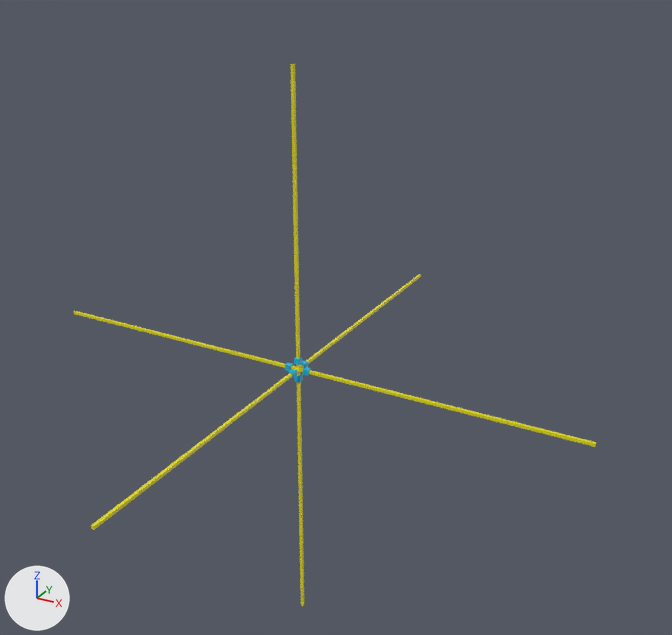
Renders of the Blender file energeticAlpaca/3d/axesBoxes.blend from each side of a commit.
Camera for both pictures: a 50 mm lens placed at (146.0, -240.0, 142.0), pointed at (8.0, 12.0, 16.0). Arrows for +X, +Y and +Z are at lower left; the lights stay in place.
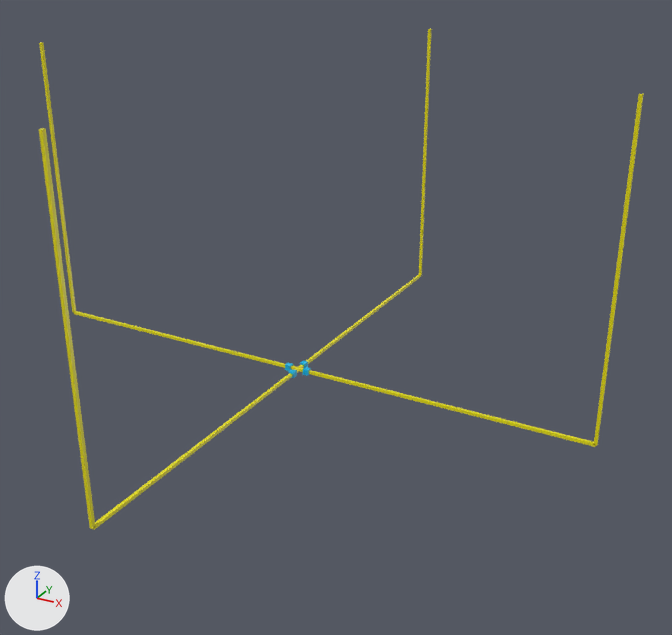
Where the newer file only moved an object's origin or applied its transform, the numbers keep the older frame.

Location of each change, (x1, y1, x2, y2) in pixels of the pictures (672 x 635 px):
'Cube', moved
    before: (291, 64, 300, 369)
    after: (594, 94, 644, 446)
'Cube.009', recoloured, moved, rescaled, turned
    before: (294, 357, 302, 365)
    after: (39, 128, 96, 529)
'Cube.005', reshaped
    before: (297, 372, 304, 606)
    after: (419, 29, 432, 275)
'Cube.011', recoloured, moved, rescaled, turned
    before: (294, 374, 303, 382)
    after: (39, 42, 76, 312)
part 1 of me_cube_005, deleted (yellow)
    before: (297, 372, 304, 606)
part 2 of me_cube_005, added (yellow)
    after: (419, 29, 432, 275)

Diff of the bpy script that builds the scene:
```diff
--- a/energeticAlpaca/3d/axesBoxes.blend.py
+++ b/energeticAlpaca/3d/axesBoxes.blend.py
@@ mat_material_012 @@
+mat_material_012 = principled_material('Material.012')
+mat_material_012.base_color = (0.8, 0.728, 0.0)  # yellow #e7de00
+mat_material_012.roughness = 0.4
@@ mat_material_011 @@
+mat_material_011 = principled_material('Material.011')
+mat_material_011.base_color = (0.8, 0.728, 0.0)  # yellow #e7de00
+mat_material_011.roughness = 0.4
@@ mat_material_010 @@
+mat_material_010 = principled_material('Material.010')
+mat_material_010.base_color = (0.8, 0.728, 0.0)  # yellow #e7de00
+mat_material_010.roughness = 0.4
@@ me_cube_005 @@
 me_cube_005.from_pydata(...)  # 8 vertices, 6 faces; spans x -1.0..1.0, y -1.0..1.0, z -1.0..1.0
 # used by ob_cube_005; location = (0.0, 0.0, -50.0); rotation_euler = (0.0, 3.142, 0.0), in degrees (0, 180, 0); scale = (0.5, 0.5, 50.0)
 # verts and faces of me_cube_005; kept vertices keep their numbers, new ones are numbered from 8
 # before: 0 (1.0, 1.0, 1.0), 1 (1.0, 1.0, -1.0), 2 (1.0, -1.0, 1.0) at pixel (300, 605), 3 (1.0, -1.0, -1.0) at pixel (296, 369), 4 (-1.0, 1.0, 1.0) at pixel (304, 604)
 # before: 5 (-1.0, 1.0, -1.0) at pixel (300, 368), 6 (-1.0, -1.0, 1.0) at pixel (303, 606), 7 (-1.0, -1.0, -1.0) at pixel (298, 370)
-me_cube_005.materials.append(mat_material_005)  # yellow #e7de00
+# me_cube_005 part 1
+delete_vertices([*range(0, 8)])  # with the faces that use them
+# me_cube_005 part 2
+verts[8] = (-1.0, 199.0, -1.0)  # pixel (420, 275)
+verts[9] = (-1.0, 199.0, -3.0)  # pixel (430, 29)
+verts[10] = (-1.0, 201.0, -1.0)  # pixel (421, 275)
+verts[11] = (-1.0, 201.0, -3.0)  # pixel (431, 28)
+for new, old in zip([*range(12, 16)], [*range(8, 12)]): verts[new] = verts[old] + (2.0, 0.0, 0.0)
+faces += [(12, 13, 15, 14), (10, 14, 15, 11), (8, 10, 11, 9), (8, 9, 13, 12), (8, 12, 14, 10), (9, 11, 15, 13)]
+me_cube_005.materials.append(mat_material_010)  # yellow #e7de00
@@ me_cube_009 @@
 me_cube_009.from_pydata(...)  # 8 vertices, 6 faces; spans x -1.0..1.0, y -1.0..1.0, z -1.0..1.0
-me_cube_009.materials.append(mat_material_006)  # cyan #00b6e7
+me_cube_009.materials.append(mat_material_011)  # yellow #e7de00
@@ me_cube_011 @@
 me_cube_011.from_pydata(...)  # 8 vertices, 6 faces; spans x -1.0..1.0, y -1.0..1.0, z -1.0..1.0
-me_cube_011.materials.append(mat_material_006)  # cyan #00b6e7
+me_cube_011.materials.append(mat_material_012)  # yellow #e7de00
@@ ob_cube @@
 ob_cube = bpy.data.objects.new('Cube', me_cube)
-ob_cube.location = (0.0, 0.0, 50.0)
+ob_cube.location = (100.0, 0.0, 50.0)
 ob_cube.scale = (0.5, 0.5, 50.0)
@@ ob_cube_009 @@
 ob_cube_009 = bpy.data.objects.new('Cube.009', me_cube_009)
-ob_cube_009.location = (0.0, 0.0, 3.3)
-ob_cube_009.rotation_euler = (1.571, 0.0, 0.0)  # degrees (90, 0, 0)
+ob_cube_009.location = (0.0, -100.0, 50.0)
+ob_cube_009.scale = (0.5, 0.5, 50.0)
@@ ob_cube_011 @@
 ob_cube_011 = bpy.data.objects.new('Cube.011', me_cube_011)
-ob_cube_011.location = (0.0, 0.0, -3.3)
-ob_cube_011.rotation_euler = (-1.571, 0.0, 3.142)  # degrees (-90, 0, 180)
+ob_cube_011.location = (-100.0, 0.0, 50.0)
+ob_cube_011.scale = (0.5, 0.5, 50.0)
```
